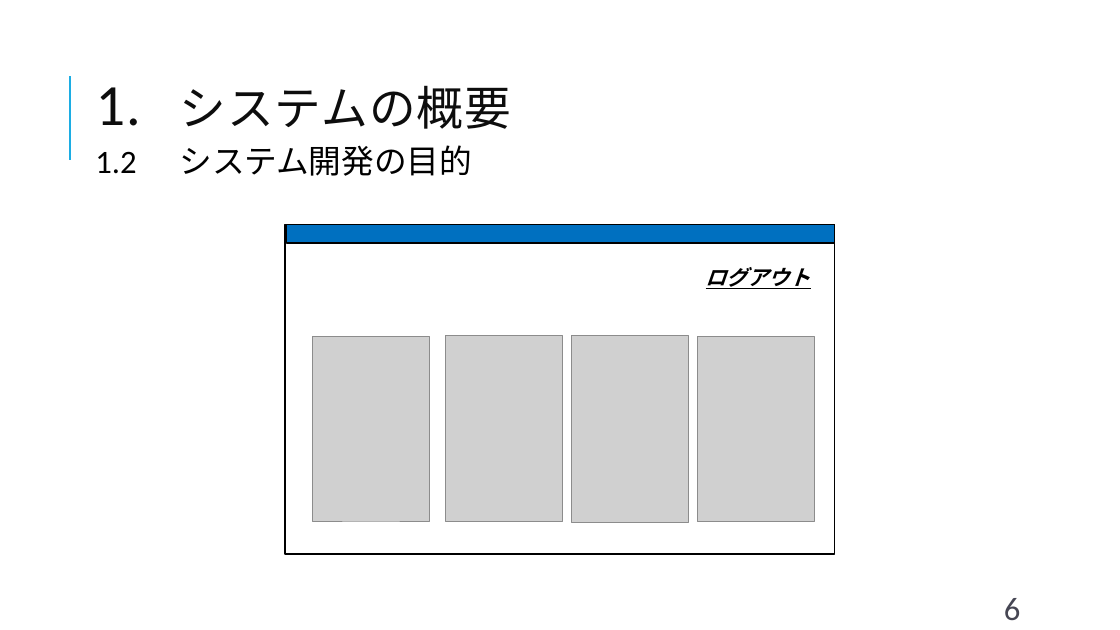
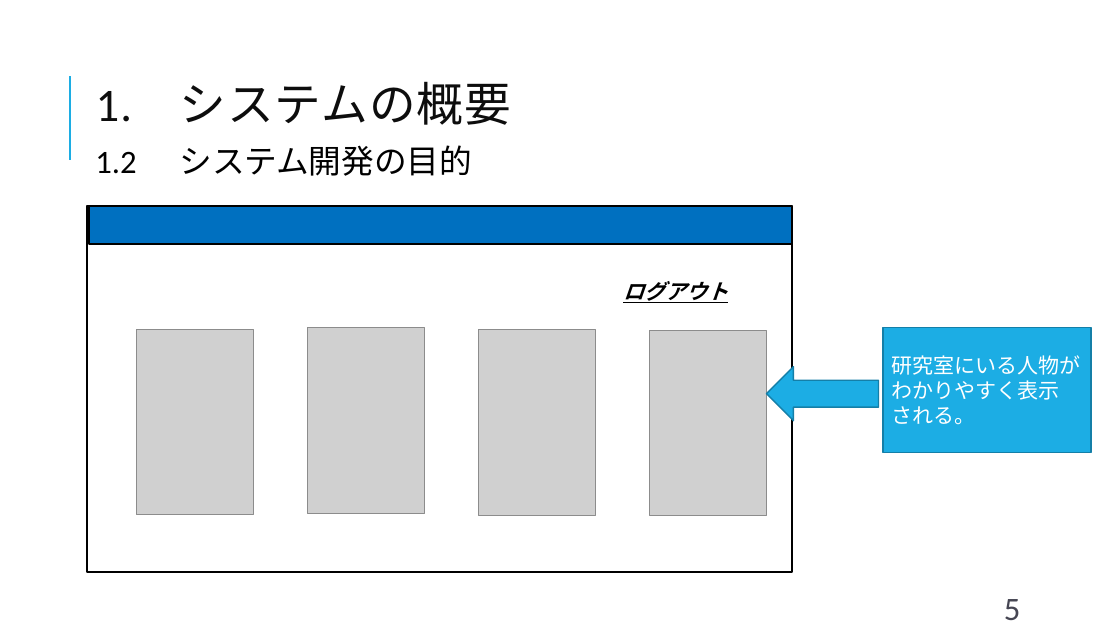
Before and after one commit to shimoda-a/pmpractice, a slide deck: slide 5 of yabuki-a/PM演習矢吹a/PM演習_中間報告_矢吹研A班.pptx (slide 6 before the commit). Drawn at 1120x630 pixels with LibreOffice and Linux fonts; fonts in the diff are those of the drawing; grey boxes stand for pictures. Boxes give left, top, right and bottom in pixels: in the first picture for what was removed or moved away, otherwise in the second. Text is boxed around its words. In the diff, an @@ line names an element or a change of style, - is before the commit and + after.

```diff
--- a/yabuki-a/PM演習矢吹a/PM演習_中間報告_矢吹研A班.pptx
+++ b/yabuki-a/PM演習矢吹a/PM演習_中間報告_矢吹研A班.pptx
@@ text "1. システムの概要" at <box>96,81,512,125</box>: size 50 to 40 pt in "1." @@
@@ rectangle: place and size @@
-rectangle at <box>285,224,834,554</box>
+rectangle at <box>87,206,792,572</box>
@@ rectangle: place and size @@
-rectangle at <box>287,224,835,243</box>
+rectangle at <box>89,206,792,244</box>
@@ text "ログアウト": place and size @@
-text "ログアウト" at <box>706,267,811,289</box>
+text "ログアウト" at <box>623,281,728,303</box>
@@ picture: place and size @@
-picture at <box>446,336,563,523</box>
+picture at <box>308,328,424,514</box>
@@ picture: place and size @@
-picture at <box>572,336,689,523</box>
+picture at <box>479,329,596,516</box>
@@ rectangle added at <box>883,328,1091,453</box>, fill #1CADE4, outline #1580A9 1.25 pt, 18 pt, text #FFFFFF @@
+研究室にいる人物が
+わかりやすく表示
+される。
@@ picture: place and size @@
-picture at <box>313,336,429,521</box>
+picture at <box>136,330,253,515</box>
@@ picture: place and size @@
-picture at <box>697,336,814,522</box>
+picture at <box>650,330,767,516</box>
@@ right arrow added at <box>767,367,879,421</box>, fill #1CADE4, outline #1580A9 1.25 pt @@
@@ page number at <box>1004,599,1021,620</box>: text changed @@
-6
+5
```
Also in this commit, not shown: 9 other slides changed, 3 slides added, 5 slides removed, 1 other file.
